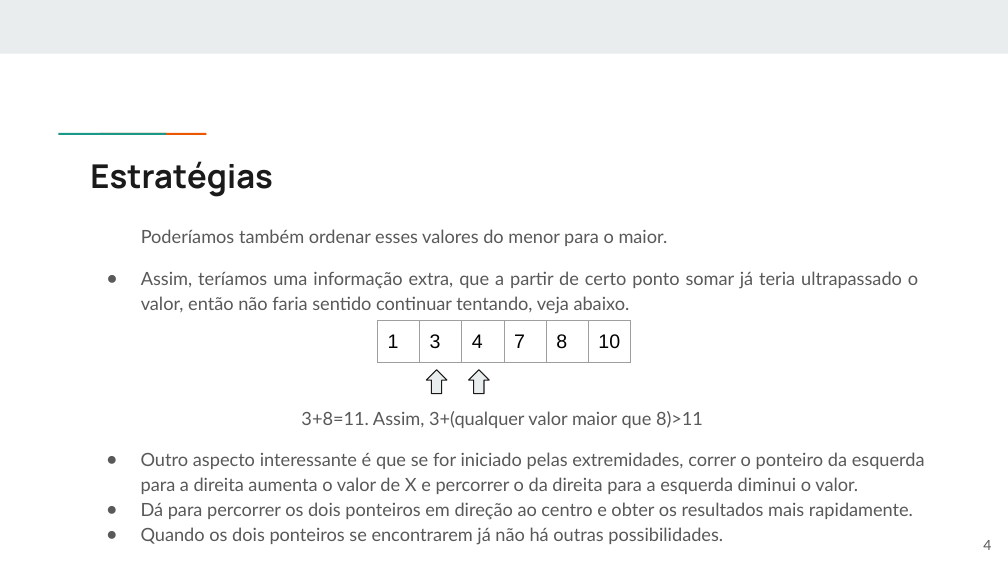
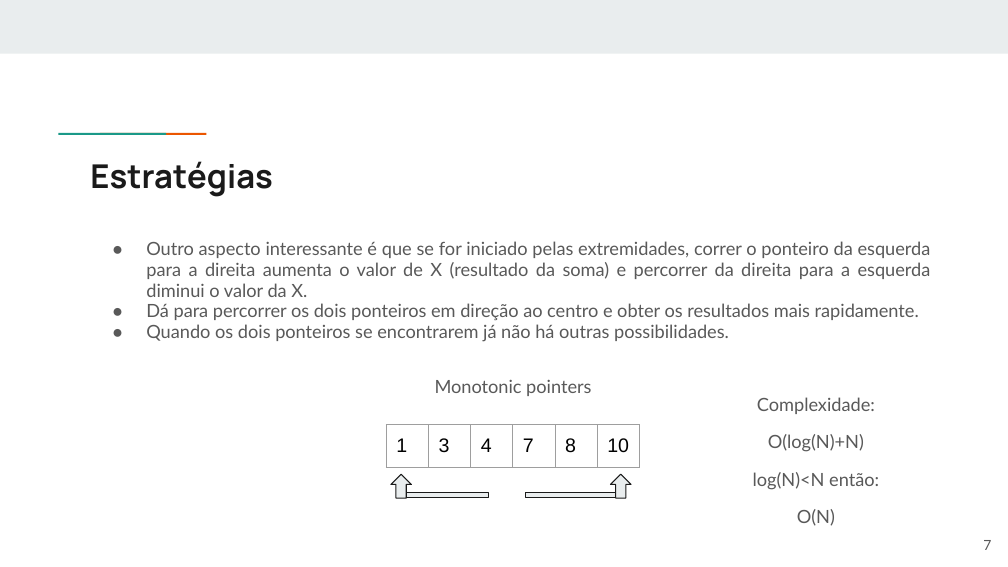
Before and after one commit to fpgues/treinamento-OBI-2023, a slide deck: slide 7 of estrategias/monotonic-pointers.pptx (slide 4 before the commit). Drawn at 1008x567 pixels with LibreOffice and Linux fonts; fonts in the diff are those of the drawing. Boxes give left, top, right and bottom in pixels: in the first picture for what was removed or moved away, otherwise in the second. Text is boxed around its words. In the diff, an @@ line names an element or a change of style, - is before the commit and + after.

Commit message:
Ajuste do slide monotonic-pointers

```diff
--- a/estrategias/monotonic-pointers.pptx
+++ b/estrategias/monotonic-pointers.pptx
@@ text "Outro aspecto interessante é que ..." moved from (x1=141, y1=452, x2=925, y2=545) to (x1=146, y1=241, x2=931, y2=342) @@
@@ text removed at (x1=141, y1=229, x2=918, y2=314) @@
-Poderíamos também ordenar esses valores do menor para o maior.
-● Assim, teríamos uma informação extra, que a partir de certo ponto somar já teria ultrapassado o valor, então não faria sentido continuar tentando, veja abaixo.
@@ text at (x1=146, y1=241, x2=931, y2=297): text changed @@
-● Outro aspecto interessante é que se for iniciado pelas extremidades, correr o ponteiro da esquerda para a direita aumenta o valor de X e percorrer o da direita para a esquerda diminui o valor.
+● Outro aspecto interessante é que se for iniciado pelas extremidades, correr o ponteiro da esquerda para a direita aumenta o valor de X (resultado da soma) e percorrer da direita para a esquerda diminui o valor da X.
@@ text at (x1=146, y1=303, x2=919, y2=342): line spacing 1.15 to 0.95 @@
@@ text added at (x1=435, y1=380, x2=591, y2=396), 13 pt, text #595959 @@
+Monotonic pointers
@@ text removed at (x1=301, y1=411, x2=703, y2=428) @@
-3+8=11. Assim, 3+(qualquer valor maior que 8)>11
@@ text added at (x1=753, y1=397, x2=879, y2=526), 13 pt, text #595959 @@
+Complexidade:
+O(log(N)+N)
+log(N)<N então:
+O(N)
@@ table resized from (x1=377, y1=321, x2=631, y2=567) to (x1=386, y1=425, x2=640, y2=567) @@
@@ up arrow moved from (x1=426, y1=370, x2=447, y2=394) to (x1=391, y1=474, x2=411, y2=498) @@
@@ up arrow moved from (x1=469, y1=370, x2=489, y2=394) to (x1=611, y1=474, x2=631, y2=498) @@
@@ rectangle added at (x1=396, y1=493, x2=489, y2=498), fill #E9EDEE, outline #1A1A1A 0.75 pt @@
@@ rectangle added at (x1=526, y1=493, x2=624, y2=498), fill #E9EDEE, outline #1A1A1A 0.75 pt @@
@@ page number at (x1=983, y1=540, x2=991, y2=550): text changed @@
-4
+7
```
Also in this commit, not shown: 4 other slides changed, 4 slides added, 2 slides removed.
